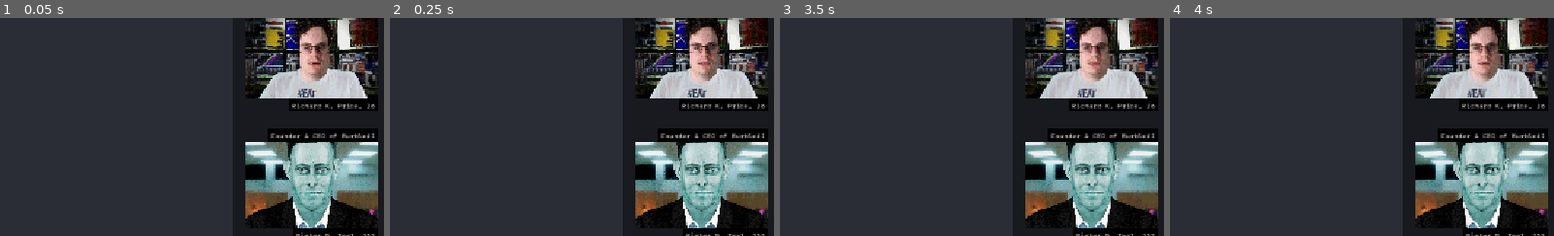
Above: before the commit, frames 1-4 (left to right).
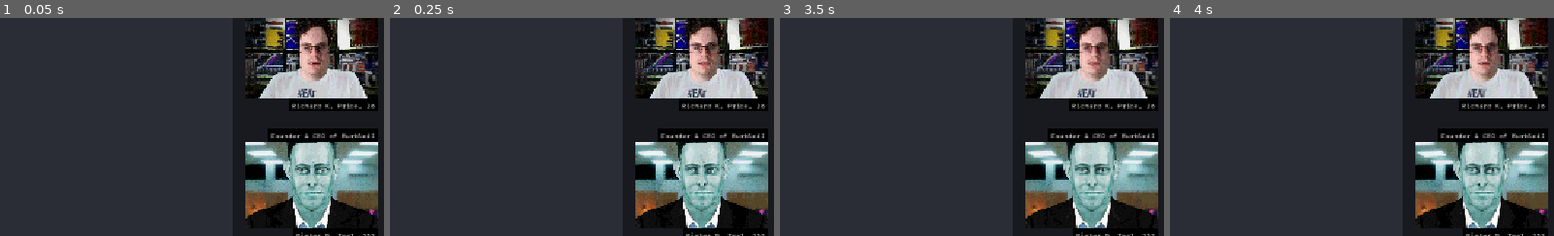
Above: after the commit, the same moments.

Repository: lzzrdwzzrd/conversation-corporation
Game: Godot game, scene res://game.tscn
The game is run twice, just before and just after one commit, with the same random seed, the same clock (stepped at 60 frames per second) and the same inputs.
Inputs:
- Up to frame 1 (0.05 s): no input
- Up to frame 2 (0.25 s): no input
- Up to frame 3 (3.5 s): click "Be" at 0.5 s; click "weather" at 1.25 s; click "does" at 2 s; click "completely" at 2.75 s
- Up to frame 4 (4 s): click "exciting" at 3.5 s
The pictures show only the part of the screen within x 50-100%, y 7-57%; the shares and areas given below are measured in that part.

The runs differ from the first frame. In frame 1, less than 0.1% of the frame differs, in the area x 76-87%, y 68-96%; in frame 2, 0.3%, in the area x 76-88%, y 67-96%; in frame 3, 0.2%; in frame 4, 0.2%.

Commit message:
teal blinking

Diff:
--- a/data/characters/scenes/pieter_teal.tscn
+++ b/data/characters/scenes/pieter_teal.tscn
@@ -4,15 +4,6 @@
 [ext_resource type="Script" uid="uid://v2kfj3j4wufo" path="res://data/characters/scripts/pieter_teal.gd" id="2_rnulr"]
 [ext_resource type="Texture2D" uid="uid://bggc3xy7cvnjb" path="res://assets/Teal/Teal_back.png" id="3_e61lc"]
 [ext_resource type="Texture2D" uid="uid://1vrf5gckqoeg" path="res://assets/Teal/Teal.png" id="4_kmltc"]
-[ext_resource type="Shader" uid="uid://cmhj1spw5tq7p" path="res://shaders/portraits.gdshader" id="4_yd70p"]
-
-[sub_resource type="ShaderMaterial" id="ShaderMaterial_w3yhx"]
-shader = ExtResource("4_yd70p")
-shader_parameter/washout_intensity = 0.0
-shader_parameter/blur_amount = 0.874000041515
-shader_parameter/blockiness = 258.83300991956753
-shader_parameter/color_steps = 10.7690001315275
-shader_parameter/grain_amount = 0.10000000149012
 
 [sub_resource type="Animation" id="Animation_b8xim"]
 resource_name = "Angry"
@@ -450,6 +441,7 @@
 
 [sub_resource type="Animation" id="Animation_xm37t"]
 resource_name = "Blinking"
+length = 5.0
 loop_mode = 1
 tracks/0/type = "bezier"
 tracks/0/imported = false
@@ -460,7 +452,7 @@
 tracks/0/keys = {
 "handle_modes": PackedInt32Array(0, 0, 0),
 "points": PackedFloat32Array(0.04776042, -0.25, 0, 0.25, 0, 0.01232456, -0.25, 0, 0.25, 0, 0.04776042, -0.25, 0, 0.25, 0),
-"times": PackedFloat32Array(0, 0.5, 1)
+"times": PackedFloat32Array(0.1, 0.2, 0.6666667)
 }
 tracks/1/type = "bezier"
 tracks/1/imported = false
@@ -471,7 +463,7 @@
 tracks/1/keys = {
 "handle_modes": PackedInt32Array(0, 0, 0),
 "points": PackedFloat32Array(0.04776042, -0.25, 0, 0.25, 0, 0.04776042, -0.25, 0, 0.25, 0, 0.04776042, -0.25, 0, 0.25, 0),
-"times": PackedFloat32Array(0, 0.5, 1)
+"times": PackedFloat32Array(0.1, 0.2, 0.6666667)
 }
 tracks/2/type = "bezier"
 tracks/2/imported = false
@@ -482,7 +474,7 @@
 tracks/2/keys = {
 "handle_modes": PackedInt32Array(0, 0, 0),
 "points": PackedFloat32Array(0.047760427, -0.25, 0, 0.25, 0, 0.047760427, -0.25, 0, 0.25, 0, 0.047760427, -0.25, 0, 0.25, 0),
-"times": PackedFloat32Array(0, 0.5, 1)
+"times": PackedFloat32Array(0, 0.10000002, 0.5)
 }
 tracks/3/type = "bezier"
 tracks/3/imported = false
@@ -493,7 +485,7 @@
 tracks/3/keys = {
 "handle_modes": PackedInt32Array(0, 0, 0),
 "points": PackedFloat32Array(0.047760423, -0.25, 0, 0.25, 0, 0.012325, -0.25, 0, 0.25, 0, 0.047760423, -0.25, 0, 0.25, 0),
-"times": PackedFloat32Array(0, 0.5, 1)
+"times": PackedFloat32Array(0, 0.10000002, 0.5)
 }
 tracks/4/type = "bezier"
 tracks/4/imported = false
@@ -504,7 +496,7 @@
 tracks/4/keys = {
 "handle_modes": PackedInt32Array(0, 0, 0),
 "points": PackedFloat32Array(-38.11079, -0.25, 0, 0.25, 0, -39.29272, -0.25, 0, 0.25, 0, -38.11079, -0.25, 0, 0.25, 0),
-"times": PackedFloat32Array(0, 0.5, 1)
+"times": PackedFloat32Array(0, 0.10000002, 0.5)
 }
 tracks/5/type = "bezier"
 tracks/5/imported = false
@@ -515,7 +507,7 @@
 tracks/5/keys = {
 "handle_modes": PackedInt32Array(0, 0, 0),
 "points": PackedFloat32Array(-55.47387, -0.25, 0, 0.25, 0, 8.274704, -0.25, 0, 0.25, 0, -55.47387, -0.25, 0, 0.25, 0),
-"times": PackedFloat32Array(0, 0.5, 1)
+"times": PackedFloat32Array(0, 0.10000002, 0.5)
 }
 tracks/6/type = "bezier"
 tracks/6/imported = false
@@ -526,7 +518,7 @@
 tracks/6/keys = {
 "handle_modes": PackedInt32Array(0, 0, 0),
 "points": PackedFloat32Array(-37.437874, -0.25, 0, 0.25, 0, -37.437843, -0.25, 0, 0.25, 0, -37.437874, -0.25, 0, 0.25, 0),
-"times": PackedFloat32Array(0, 0.5, 1)
+"times": PackedFloat32Array(0, 0.10000002, 0.5)
 }
 tracks/7/type = "bezier"
 tracks/7/imported = false
@@ -537,7 +529,7 @@
 tracks/7/keys = {
 "handle_modes": PackedInt32Array(0, 0, 0),
 "points": PackedFloat32Array(59.63614, -0.25, 0, 0.25, 0, 1.0868874, -0.25, 0, 0.25, 0, 59.63614, -0.25, 0, 0.25, 0),
-"times": PackedFloat32Array(0, 0.5, 1)
+"times": PackedFloat32Array(0, 0.10000002, 0.5)
 }
 tracks/8/type = "bezier"
 tracks/8/imported = false
@@ -548,7 +540,7 @@
 tracks/8/keys = {
 "handle_modes": PackedInt32Array(0, 0, 0),
 "points": PackedFloat32Array(-76.410065, -0.25, 0, 0.25, 0, 12.978798, -0.25, 0, 0.25, 0, -76.410065, -0.25, 0, 0.25, 0),
-"times": PackedFloat32Array(0, 0.5, 1)
+"times": PackedFloat32Array(0.1, 0.2, 0.6666667)
 }
 tracks/9/type = "bezier"
 tracks/9/imported = false
@@ -559,7 +551,7 @@
 tracks/9/keys = {
 "handle_modes": PackedInt32Array(0, 0, 0),
 "points": PackedFloat32Array(26.308693, -0.25, 0, 0.25, 0, 26.308693, -0.25, 0, 0.25, 0, 26.308693, -0.25, 0, 0.25, 0),
-"times": PackedFloat32Array(0, 0.5, 1)
+"times": PackedFloat32Array(0.1, 0.2, 0.6666667)
 }
 tracks/10/type = "bezier"
 tracks/10/imported = false
@@ -570,7 +562,7 @@
 tracks/10/keys = {
 "handle_modes": PackedInt32Array(0, 0, 0),
 "points": PackedFloat32Array(53.43051, -0.25, 0, 0.25, 0, 5.790615, -0.25, 0, 0.25, 0, 53.43051, -0.25, 0, 0.25, 0),
-"times": PackedFloat32Array(0, 0.5, 1)
+"times": PackedFloat32Array(0.1, 0.2, 0.6666667)
 }
 tracks/11/type = "bezier"
 tracks/11/imported = false
@@ -581,7 +573,7 @@
 tracks/11/keys = {
 "handle_modes": PackedInt32Array(0, 0, 0),
 "points": PackedFloat32Array(26.308697, -0.25, 0, 0.25, 0, 26.308697, -0.25, 0, 0.25, 0, 26.308697, -0.25, 0, 0.25, 0),
-"times": PackedFloat32Array(0, 0.5, 1)
+"times": PackedFloat32Array(0.1, 0.2, 0.6666667)
 }
 tracks/12/type = "bezier"
 tracks/12/imported = false
@@ -592,7 +584,7 @@
 tracks/12/keys = {
 "handle_modes": PackedInt32Array(0, 0, 0),
 "points": PackedFloat32Array(0, -0.25, 0, 0.25, 0, 0, -0.25, 0, 0.25, 0, 0, -0.25, 0, 0.25, 0),
-"times": PackedFloat32Array(0, 0.5, 1)
+"times": PackedFloat32Array(0, 0.10000002, 0.5)
 }
 tracks/13/type = "bezier"
 tracks/13/imported = false
@@ -603,7 +595,7 @@
 tracks/13/keys = {
 "handle_modes": PackedInt32Array(0, 0, 0),
 "points": PackedFloat32Array(0, -0.25, 0, 0.25, 0, 0, -0.25, 0, 0.25, 0, 0, -0.25, 0, 0.25, 0),
-"times": PackedFloat32Array(0, 0.5, 1)
+"times": PackedFloat32Array(0, 0.10000002, 0.5)
 }
 tracks/14/type = "bezier"
 tracks/14/imported = false
@@ -614,7 +606,7 @@
 tracks/14/keys = {
 "handle_modes": PackedInt32Array(0, 0, 0),
 "points": PackedFloat32Array(-1.5707964, -0.25, 0, 0.25, 0, -1.5707964, -0.25, 0, 0.25, 0, -1.5707964, -0.25, 0, 0.25, 0),
-"times": PackedFloat32Array(0, 0.5, 1)
+"times": PackedFloat32Array(0.1, 0.2, 0.6666667)
 }
 tracks/15/type = "bezier"
 tracks/15/imported = false
@@ -625,7 +617,7 @@
 tracks/15/keys = {
 "handle_modes": PackedInt32Array(0, 0, 0),
 "points": PackedFloat32Array(-1.577561, -0.25, 0, 0.25, 0, -1.577561, -0.25, 0, 0.25, 0, -1.577561, -0.25, 0, 0.25, 0),
-"times": PackedFloat32Array(0, 0.5, 1)
+"times": PackedFloat32Array(0.1, 0.2, 0.6666667)
 }
 tracks/16/type = "bezier"
 tracks/16/imported = false
@@ -636,7 +628,7 @@
 tracks/16/keys = {
 "handle_modes": PackedInt32Array(0, 0, 0),
 "points": PackedFloat32Array(5.944808, -0.25, 0, 0.25, 0, 5.944808, -0.25, 0, 0.25, 0, 5.944808, -0.25, 0, 0.25, 0),
-"times": PackedFloat32Array(0, 0.5, 1)
+"times": PackedFloat32Array(0, 0.10000002, 0.5)
 }
 tracks/17/type = "bezier"
 tracks/17/imported = false
@@ -647,7 +639,7 @@
 tracks/17/keys = {
 "handle_modes": PackedInt32Array(0, 0, 0),
 "points": PackedFloat32Array(24.50153, -0.25, 0, 0.25, 0, 24.50153, -0.25, 0, 0.25, 0, 24.50153, -0.25, 0, 0.25, 0),
-"times": PackedFloat32Array(0, 0.5, 1)
+"times": PackedFloat32Array(0, 0.10000002, 0.5)
 }
 tracks/18/type = "bezier"
 tracks/18/imported = false
@@ -658,7 +650,7 @@
 tracks/18/keys = {
 "handle_modes": PackedInt32Array(0, 0, 0),
 "points": PackedFloat32Array(5.944808, -0.25, 0, 0.25, 0, 5.944808, -0.25, 0, 0.25, 0, 5.944808, -0.25, 0, 0.25, 0),
-"times": PackedFloat32Array(0, 0.5, 1)
+"times": PackedFloat32Array(0, 0.10000002, 0.5)
 }
 tracks/19/type = "bezier"
 tracks/19/imported = false
@@ -669,7 +661,7 @@
 tracks/19/keys = {
 "handle_modes": PackedInt32Array(0, 0, 0),
 "points": PackedFloat32Array(24.50153, -0.25, 0, 0.25, 0, 24.50153, -0.25, 0, 0.25, 0, 24.50153, -0.25, 0, 0.25, 0),
-"times": PackedFloat32Array(0, 0.5, 1)
+"times": PackedFloat32Array(0, 0.10000002, 0.5)
 }
 tracks/20/type = "bezier"
 tracks/20/imported = false
@@ -680,7 +672,7 @@
 tracks/20/keys = {
 "handle_modes": PackedInt32Array(0, 0, 0),
 "points": PackedFloat32Array(5.944808, -0.25, 0, 0.25, 0, 5.944808, -0.25, 0, 0.25, 0, 5.944808, -0.25, 0, 0.25, 0),
-"times": PackedFloat32Array(0, 0.5, 1)
+"times": PackedFloat32Array(0.1, 0.2, 0.6666667)
 }
 tracks/21/type = "bezier"
 tracks/21/imported = false
@@ -691,7 +683,7 @@
 tracks/21/keys = {
 "handle_modes": PackedInt32Array(0, 0, 0),
 "points": PackedFloat32Array(24.50153, -0.25, 0, 0.25, 0, 24.50153, -0.25, 0, 0.25, 0, 24.50153, -0.25, 0, 0.25, 0),
-"times": PackedFloat32Array(0, 0.5, 1)
+"times": PackedFloat32Array(0.1, 0.2, 0.6666667)
 }
 tracks/22/type = "bezier"
 tracks/22/imported = false
@@ -702,7 +694,7 @@
 tracks/22/keys = {
 "handle_modes": PackedInt32Array(0, 0, 0),
 "points": PackedFloat32Array(5.944808, -0.25, 0, 0.25, 0, 5.944808, -0.25, 0, 0.25, 0, 5.944808, -0.25, 0, 0.25, 0),
-"times": PackedFloat32Array(0, 0.5, 1)
+"times": PackedFloat32Array(0.1, 0.2, 0.6666667)
 }
 tracks/23/type = "bezier"
 tracks/23/imported = false
@@ -713,7 +705,7 @@
 tracks/23/keys = {
 "handle_modes": PackedInt32Array(0, 0, 0),
 "points": PackedFloat32Array(24.50153, -0.25, 0, 0.25, 0, 24.50153, -0.25, 0, 0.25, 0, 24.50153, -0.25, 0, 0.25, 0),
-"times": PackedFloat32Array(0, 0.5, 1)
+"times": PackedFloat32Array(0.1, 0.2, 0.6666667)
 }
 tracks/24/type = "bezier"
 tracks/24/imported = false
@@ -724,7 +716,7 @@
 tracks/24/keys = {
 "handle_modes": PackedInt32Array(0, 0, 0),
 "points": PackedFloat32Array(-9.536743e-07, -0.25, 0, 0.25, 0, -9.536743e-07, -0.25, 0, 0.25, 0, -9.536743e-07, -0.25, 0, 0.25, 0),
-"times": PackedFloat32Array(0, 0.5, 1)
+"times": PackedFloat32Array(0, 0.10000002, 0.5)
 }
 tracks/25/type = "bezier"
 tracks/25/imported = false
@@ -735,7 +727,7 @@
 tracks/25/keys = {
 "handle_modes": PackedInt32Array(0, 0, 0),
 "points": PackedFloat32Array(-9.536743e-07, -0.25, 0, 0.25, 0, -9.536743e-07, -0.25, 0, 0.25, 0, -9.536743e-07, -0.25, 0, 0.25, 0),
-"times": PackedFloat32Array(0, 0.5, 1)
+"times": PackedFloat32Array(0, 0.10000002, 0.5)
 }
 tracks/26/type = "bezier"
 tracks/26/imported = false
@@ -746,7 +738,7 @@
 tracks/26/keys = {
 "handle_modes": PackedInt32Array(0, 0, 0),
 "points": PackedFloat32Array(-9.536743e-07, -0.25, 0, 0.25, 0, -9.536743e-07, -0.25, 0, 0.25, 0, -9.536743e-07, -0.25, 0, 0.25, 0),
-"times": PackedFloat32Array(0, 0.5, 1)
+"times": PackedFloat32Array(0.1, 0.2, 0.6666667)
 }
 tracks/27/type = "bezier"
 tracks/27/imported = false
@@ -757,7 +749,7 @@
 tracks/27/keys = {
 "handle_modes": PackedInt32Array(0, 0, 0),
 "points": PackedFloat32Array(-9.536743e-07, -0.25, 0, 0.25, 0, -9.536743e-07, -0.25, 0, 0.25, 0, -9.536743e-07, -0.25, 0, 0.25, 0),
-"times": PackedFloat32Array(0, 0.5, 1)
+"times": PackedFloat32Array(0.1, 0.2, 0.6666667)
 }
 
 [sub_resource type="Animation" id="Animation_kmltc"]
@@ -2185,7 +2177,7 @@
 stretch_mode = 6
 
 [node name="Teal" type="Polygon2D" parent="Background" index="0" unique_id=1915263932]
-material = SubResource("ShaderMaterial_w3yhx")
+use_parent_material = true
 position = Vector2(97.98543, 59.090454)
 scale = Vector2(0.13441779, 0.13441782)
 texture = ExtResource("4_kmltc")
@@ -2289,3 +2281,4 @@
 
 [node name="AnimationPlayer" type="AnimationPlayer" parent="." index="4" unique_id=1342178977]
 libraries/ = SubResource("AnimationLibrary_w3yhx")
+autoplay = &"Blinking"
--- a/data/transpositions.json
+++ b/data/transpositions.json
@@ -1,80 +1,80 @@
 {
   "start": [
-    "aux",
-    "noun",
-    "pronoun",
-    "adv",
-    "det",
-    "conj",
-    "jargon",
+	"aux",
+	"noun",
+	"pronoun",
+	"adv",
+	"det",
+	"conj",
+	"jargon",
     "verb_base"
   ],
   "det": ["adj", "noun"],
   "adj": ["noun", "adj", "comma"],
   "noun": [
-    "verb_base",
-    "verb_s",
-    "verb_past",
-    "verb_gerund",
-    "verb_pp",
-    "aux",
-    "prep",
-    "conj",
-    "comma",
+	"verb_base",
+	"verb_s",
+	"verb_past",
+	"verb_gerund",
+	"verb_pp",
+	"aux",
+	"prep",
+	"conj",
+	"comma",
     "period"
   ],
   "pronoun": [
-    "verb_base",
-    "verb_s",
-    "verb_past",
-    "aux",
-    "prep",
-    "conj",
-    "comma",
+	"verb_base",
+	"verb_s",
+	"verb_past",
+	"aux",
+	"prep",
+	"conj",
+	"comma",
     "period"
   ],
   "verb_base": [
-    "det",
-    "noun",
-    "pronoun",
-    "adj",
-    "adv",
-    "prep",
-    "comma",
-    "period",
+	"det",
+	"noun",
+	"pronoun",
+	"adj",
+	"adv",
+	"prep",
+	"comma",
+	"period",
     "end"
   ],
   "verb_s": [
-    "det",
-    "noun",
-    "pronoun",
-    "adj",
-    "adv",
-    "prep",
-    "comma",
-    "period",
+	"det",
+	"noun",
+	"pronoun",
+	"adj",
+	"adv",
+	"prep",
+	"comma",
+	"period",
     "end"
   ],
   "verb_gerund": [
-    "det",
-    "noun",
-    "pronoun",
-    "adj",
-    "adv",
-    "prep",
-    "comma",
-    "period",
+	"det",
+	"noun",
+	"pronoun",
+	"adj",
+	"adv",
+	"prep",
+	"comma",
+	"period",
     "end"
   ],
   "verb_pp": [
-    "det",
-    "noun",
-    "pronoun",
-    "adj",
-    "adv",
-    "prep",
-    "comma",
-    "period",
+	"det",
+	"noun",
+	"pronoun",
+	"adj",
+	"adv",
+	"prep",
+	"comma",
+	"period",
     "end"
   ],
   "aux": ["verb_base", "verb_gerund", "verb_pp", "adj", "noun", "det", "adv"],
@@ -82,14 +82,14 @@
   "prep": ["det", "noun", "pronoun", "adj", "adv", "conj"],
   "conj": ["det", "noun", "pronoun", "aux", "adj", "adv", "verb_base"],
   "adv": [
-    "verb_base",
-    "verb_s",
-    "verb_past",
-    "verb_gerund",
-    "verb_pp",
-    "aux",
-    "adj",
-    "adv",
+	"verb_base",
+	"verb_s",
+	"verb_past",
+	"verb_gerund",
+	"verb_pp",
+	"aux",
+	"adj",
+	"adv",
     "comma"
   ],
   "comma": ["det", "noun", "pronoun", "aux", "conj", "adv", "verb_base"],
@@ -97,36 +97,36 @@
   "end": [],
 
   "w: is": [
-    "verb_gerund",
-    "verb_pp",
-    "adj",
-    "det",
-    "noun",
-    "prep",
-    "adv",
-    "comma",
+	"verb_gerund",
+	"verb_pp",
+	"adj",
+	"det",
+	"noun",
+	"prep",
+	"adv",
+	"comma",
     "period"
   ],
   "w: are": [
-    "verb_gerund",
-    "verb_pp",
-    "adj",
-    "det",
-    "noun",
-    "prep",
-    "adv",
-    "comma",
+	"verb_gerund",
+	"verb_pp",
+	"adj",
+	"det",
+	"noun",
+	"prep",
+	"adv",
+	"comma",
     "period"
   ],
   "w: was": [
-    "verb_gerund",
-    "verb_pp",
-    "adj",
-    "det",
-    "noun",
-    "prep",
-    "adv",
-    "comma",
+	"verb_gerund",
+	"verb_pp",
+	"adj",
+	"det",
+	"noun",
+	"prep",
+	"adv",
+	"comma",
     "period"
   ],
   "w: have": ["verb_pp", "verb_base", "det", "noun", "adj", "adv", "comma"],
@@ -135,27 +135,27 @@
   "w: will": ["verb_base", "adv"],
 
   "jargon": [
-    "aux",
-    "noun",
-    "pronoun",
-    "adv",
-    "det",
-    "conj",
-    "verb_base",
-    "verb_s",
-    "comma",
+	"aux",
+	"noun",
+	"pronoun",
+	"adv",
+	"det",
+	"conj",
+	"verb_base",
+	"verb_s",
+	"comma",
     "period"
   ],
   "verb_past": [
-    "det",
-    "noun",
-    "pronoun",
-    "adj",
-    "adv",
-    "prep",
-    "conj",
-    "comma",
-    "period",
+	"det",
+	"noun",
+	"pronoun",
+	"adj",
+	"adv",
+	"prep",
+	"conj",
+	"comma",
+	"period",
     "end"
   ],
   "w: not": ["verb_base", "verb_gerund", "adj", "det", "noun", "adv"],
